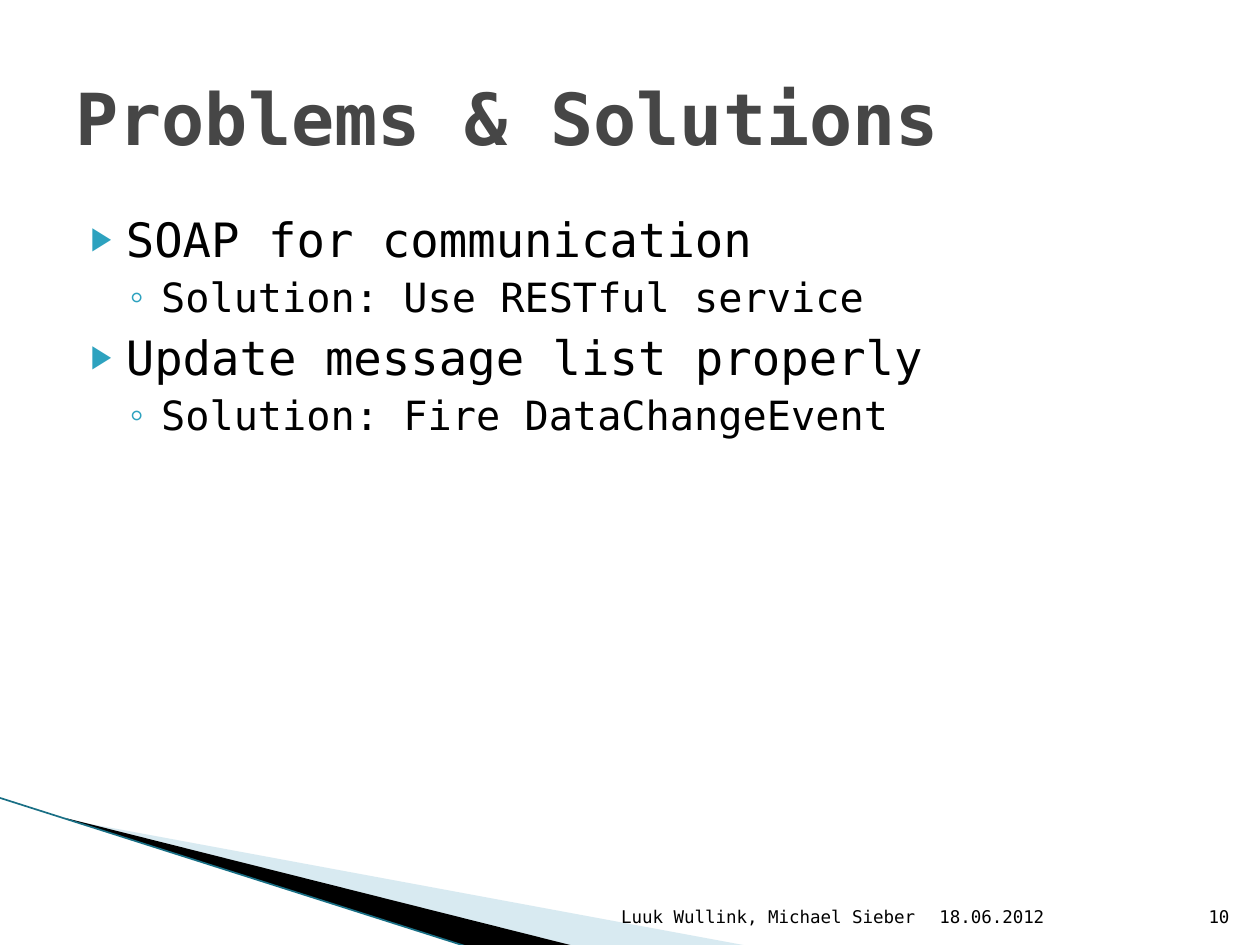
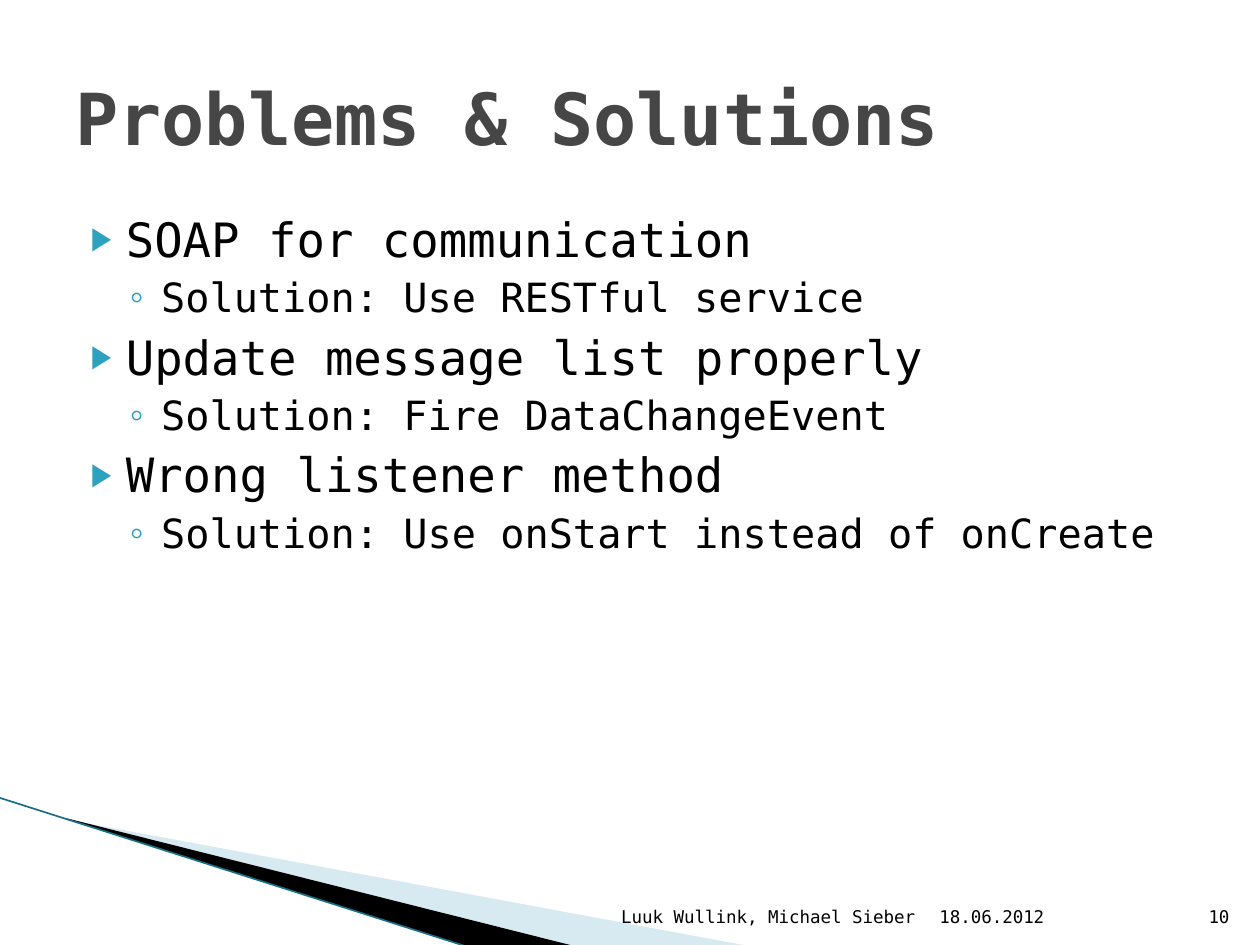
Before and after one commit to msi88/Popya, a slide deck: slide 10 of Popya/docs/Presentation.pptx. Drawn at 1260x945 pixels with LibreOffice and Linux fonts; fonts in the diff are those of the drawing; background and template pictures are left out. Boxes give left, top, right and bottom in pixels: in the first picture for what was removed or moved away, otherwise in the second. Text is boxed around its words. In the diff, an @@ line names an element or a change of style, - is before the commit and + after.

```diff
--- a/Popya/docs/Presentation.pptx
+++ b/Popya/docs/Presentation.pptx
@@ text at [126, 455, 1155, 549]: paragraphs added @@
+▶ Wrong listener method
+  ◦ Solution: Use onStart instead of onCreate
```
Also in this commit, not shown: 1 other file.
